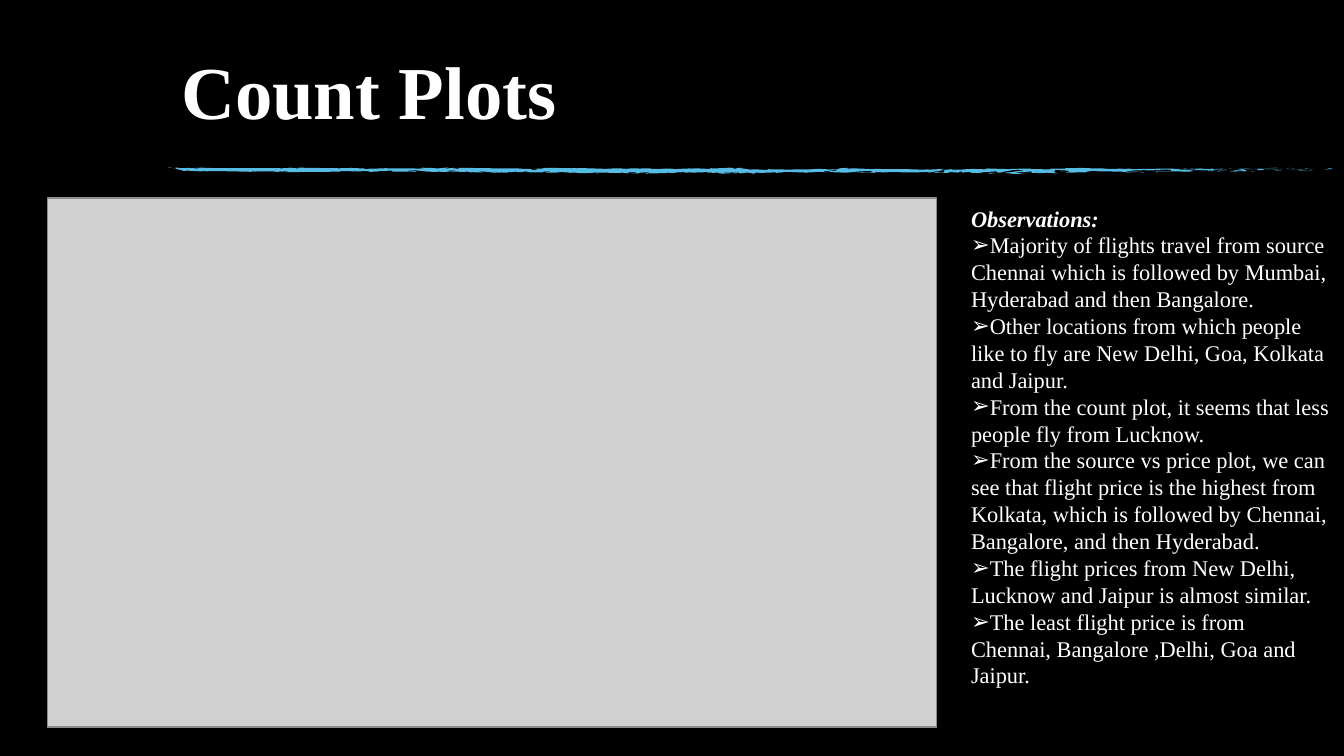
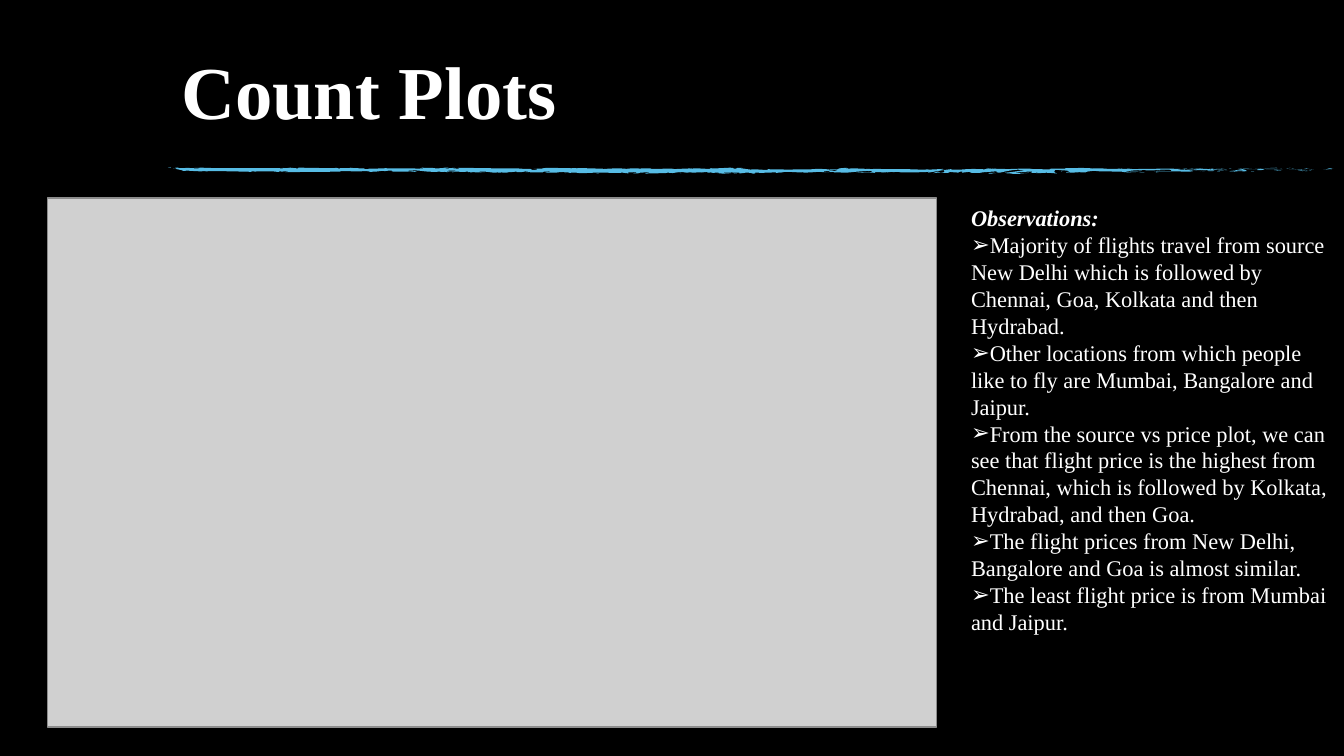
Before and after one commit to jessicapatel72/Internship---Projects, a slide deck: slide 11 of Flight Price Prediction Project/Flight Price Prediction.pptx. Drawn at 1344x756 pixels with LibreOffice and Linux fonts; fonts in the diff are those of the drawing; grey boxes stand for pictures; background and template pictures are left out. Boxes give left, top, right and bottom in pixels: in the first picture for what was removed or moved away, otherwise in the second. Text is boxed around its words. In the diff, an @@ line names an element or a change of style, - is before the commit and + after.

```diff
--- a/Flight Price Prediction Project/Flight Price Prediction.pptx
+++ b/Flight Price Prediction Project/Flight Price Prediction.pptx
@@ text at (971,237,1326,635): text changed @@
-➢ Majority of flights travel from source Chennai which is followed by Mumbai, Hyderabad and then Bangalore.
-➢ Other locations from which people like to fly are New Delhi, Goa, Kolkata and Jaipur.
-➢ From the count plot, it seems that less people fly from Lucknow.
-➢ From the source vs price plot, we can see that flight price is the highest from Kolkata, which is followed by Chennai, Bangalore, and then Hyderabad.
-➢ The flight prices from New Delhi, Lucknow and Jaipur is almost similar.
-➢ The least flight price is from Chennai, Bangalore ,Delhi, Goa and Jaipur.
+➢ Majority of flights travel from source New Delhi which is followed by Chennai, Goa, Kolkata and then Hydrabad.
+➢ Other locations from which people like to fly are Mumbai, Bangalore and Jaipur.
+➢ From the source vs price plot, we can see that flight price is the highest from Chennai, which is followed by Kolkata, Hydrabad, and then Goa.
+➢ The flight prices from New Delhi, Bangalore and Goa is almost similar.
+➢ The least flight price is from Mumbai and Jaipur.
```
Also in this commit, not shown: 4 other slides changed.
